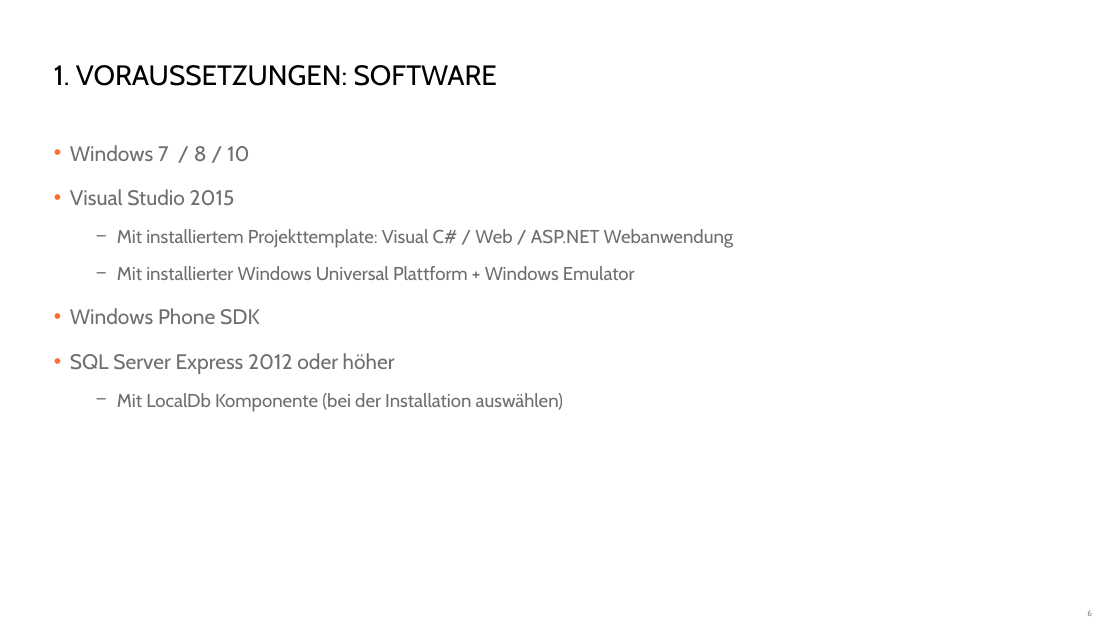
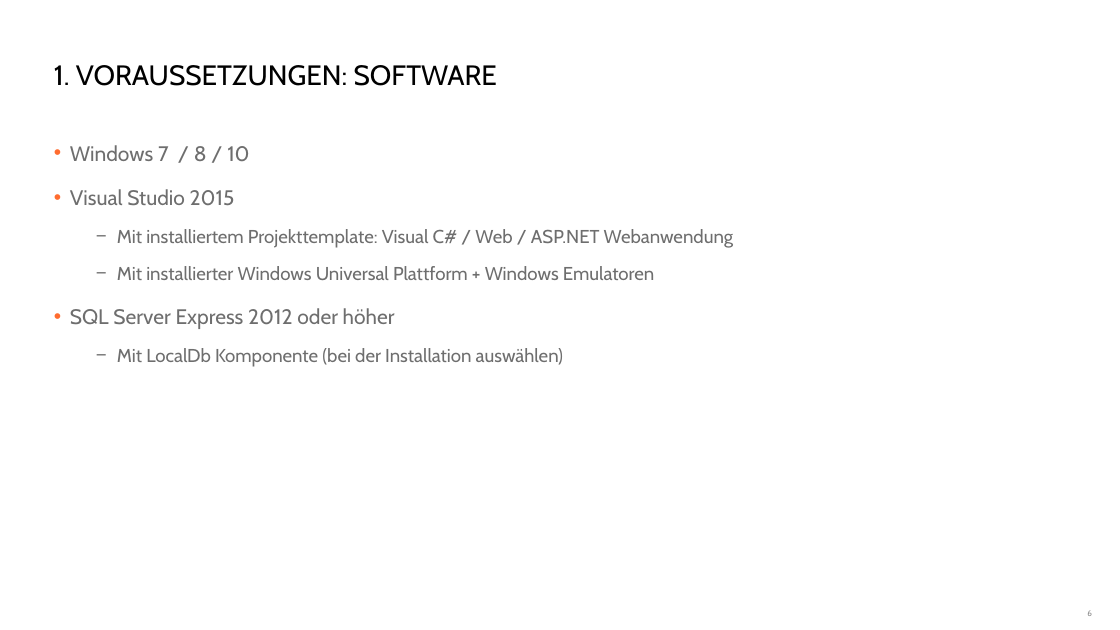
Before and after one commit to danielbeckmann/DotNETJumpStart, a slide deck: slide 6 of 02. Projektsetup/Vorbereitung und Projektsetup.pptx. Drawn at 1120x630 pixels with LibreOffice and Linux fonts; fonts in the diff are those of the drawing; background and template pictures are left out. Boxes give left, top, right and bottom in pixels: in the first picture for what was removed or moved away, otherwise in the second. Text is boxed around its words. In the diff, an @@ line names an element or a change of style, - is before the commit and + after.

Commit message:
Updated presentations

```diff
--- a/02. Projektsetup/Vorbereitung und Projektsetup.pptx
+++ b/02. Projektsetup/Vorbereitung und Projektsetup.pptx
@@ text at <box>117,266,654,280</box>: text changed @@
-  − Mit installierter Windows Universal Plattform + Windows Emulator
-• Windows Phone SDK
+  − Mit installierter Windows Universal Plattform + Windows Emulatoren
```
Also in this commit, not shown: 1 other slide changed, 1 slide added, 1 slide removed, 4 other files.
